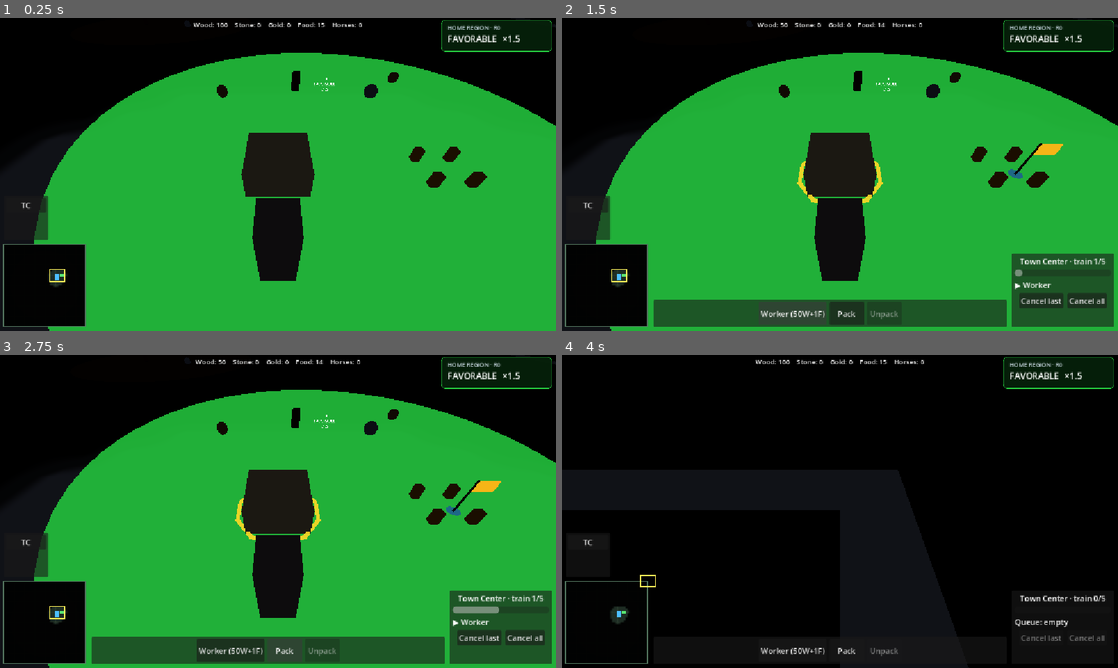
Above: before the commit, frames 1-4 (two rows, left to right).
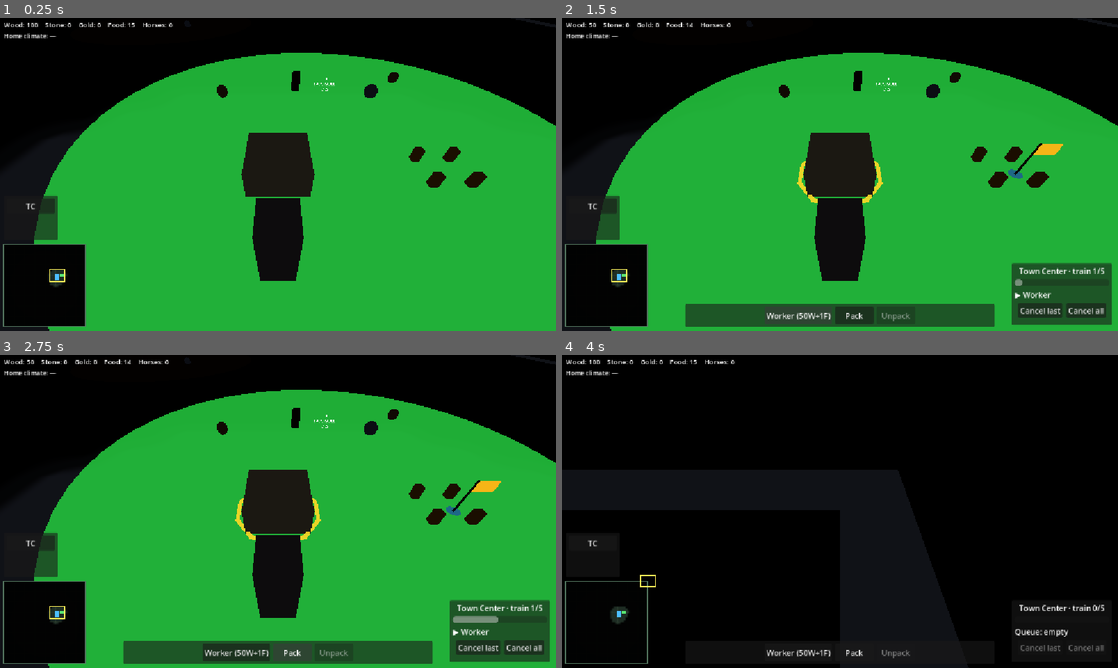
Above: after the commit, the same moments.

Repository: Ferrum-t/RTS-Game
Game: Godot game, scene res://Scenes/World/World.tscn
The game is run twice, just before and just after one commit, with the same random seed, the same clock (stepped at 60 frames per second) and the same inputs.
Inputs (mouse positions are in pixels of both pictures, inside the frame that each line leads up to):
- Up to frame 1 (0.25 s): no input
- Up to frame 2 (1.5 s): click "TC" at 0.5 s; click "Worker (50W+1F)" at 1.25 s
- Up to frame 3 (2.75 s): click "Pack" at 2 s
- Up to frame 4 (4 s): click "Cancel last" at 2.75 s; drag from (606, 621) to (895, 442) at 3.52 s

The runs differ from the first frame. In frame 1, 2.8% of the frame differs, in the area x 0-100%, y 0-71%; in frame 2, 6.8%; in frame 3, 7.0%, in the area x 0-100%, y 0-99%; in frame 4, 3.8%.

Commit message:
M25: CommandBar Horse Archer button + vision radius + docs

Diff:
--- a/Scenes/UI/ui.tscn
+++ b/Scenes/UI/ui.tscn
@@ -9,6 +9,7 @@
 [ext_resource type="Script" path="res://Scripts/UI/TrainCavalryButton.gd" id="7_cav"]
 [ext_resource type="Script" path="res://Scripts/UI/TrainSiegeButton.gd" id="7b_siege"]
 [ext_resource type="Script" path="res://Scripts/UI/TrainMergenButton.gd" id="7c_mergen"]
+[ext_resource type="Script" path="res://Scripts/UI/TrainHorseArcherButton.gd" id="7d_ha"]
 [ext_resource type="Script" path="res://Scripts/UI/PackButton.gd" id="8_pack"]
 [ext_resource type="Script" path="res://Scripts/UI/UnpackButton.gd" id="9_unpack"]
 [ext_resource type="Script" path="res://Scripts/UI/CommandBar.gd" id="10_cmd"]
@@ -29,18 +30,15 @@
 grow_horizontal = 2
 theme_override_font_sizes/font_size = 14
 text = "Wood: 0    Stone: 0    Gold: 0    Food: 0    Horses: 0"
-horizontal_alignment = 1
 script = ExtResource("4_resui")
 
-[node name="ClimateHomeHud" type="PanelContainer" parent="."]
-anchors_preset = 1
-anchor_left = 1.0
-anchor_right = 1.0
-offset_left = -180.0
-offset_top = 4.0
-offset_right = -8.0
-offset_bottom = 56.0
-grow_horizontal = 0
+[node name="ClimateHomeHud" type="Label" parent="."]
+offset_left = 8.0
+offset_top = 28.0
+offset_right = 420.0
+offset_bottom = 52.0
+theme_override_font_sizes/font_size = 13
+text = "Home climate: —"
 script = ExtResource("11_climate")
 
 [node name="TrainingQueuePanel" type="PanelContainer" parent="."]
@@ -50,65 +48,63 @@
 anchor_right = 1.0
 anchor_bottom = 1.0
 offset_left = -220.0
-offset_top = -160.0
-offset_right = -8.0
-offset_bottom = -8.0
+offset_top = -140.0
+offset_right = -12.0
+offset_bottom = -12.0
 grow_horizontal = 0
 grow_vertical = 0
 script = ExtResource("12_queue")
 
 [node name="QuickTrainPanel" type="PanelContainer" parent="."]
-anchors_preset = 2
-anchor_top = 1.0
-anchor_bottom = 1.0
 offset_left = 8.0
 offset_top = -280.0
-offset_right = 100.0
+offset_right = 120.0
 offset_bottom = -188.0
+anchor_top = 1.0
+anchor_bottom = 1.0
 grow_vertical = 0
 script = ExtResource("13_quick")
 
 [node name="Margin" type="MarginContainer" parent="QuickTrainPanel"]
 layout_mode = 2
-theme_override_constants/margin_left = 4
-theme_override_constants/margin_top = 4
-theme_override_constants/margin_right = 4
-theme_override_constants/margin_bottom = 4
+theme_override_constants/margin_left = 6
+theme_override_constants/margin_top = 6
+theme_override_constants/margin_right = 6
+theme_override_constants/margin_bottom = 6
 
 [node name="HBox" type="VBoxContainer" parent="QuickTrainPanel/Margin"]
 layout_mode = 2
 theme_override_constants/separation = 4
 
 [node name="QuickWorker" type="Button" parent="QuickTrainPanel/Margin/HBox"]
-custom_minimum_size = Vector2(84, 28)
+custom_minimum_size = Vector2(100, 28)
 layout_mode = 2
 text = "TC"
 
 [node name="QuickSoldier" type="Button" parent="QuickTrainPanel/Margin/HBox"]
-custom_minimum_size = Vector2(84, 28)
+custom_minimum_size = Vector2(100, 28)
 layout_mode = 2
 text = "Barracks"
 
 [node name="Minimap" type="PanelContainer" parent="."]
-anchors_preset = 2
-anchor_top = 1.0
-anchor_bottom = 1.0
 offset_left = 8.0
 offset_top = -180.0
 offset_right = 178.0
-offset_bottom = -10.0
-grow_vertical = 0
-mouse_filter = 0
+offset_bottom = -8.0
+anchor_top = 1.0
+anchor_bottom = 1.0
+grow_vertical = 0
 script = ExtResource("14_minimap")
 
 [node name="BottomBar" type="PanelContainer" parent="."]
-anchors_preset = 12
-anchor_top = 1.0
-anchor_right = 1.0
-anchor_bottom = 1.0
-offset_left = 190.0
-offset_top = -64.0
-offset_right = -230.0
+anchors_preset = 7
+anchor_left = 0.5
+anchor_top = 1.0
+anchor_right = 0.5
+anchor_bottom = 1.0
+offset_left = -320.0
+offset_top = -56.0
+offset_right = 320.0
 offset_bottom = -8.0
 grow_horizontal = 2
 grow_vertical = 0
@@ -117,24 +113,24 @@
 [node name="Margin" type="MarginContainer" parent="BottomBar"]
 layout_mode = 2
 theme_override_constants/margin_left = 8
-theme_override_constants/margin_top = 4
+theme_override_constants/margin_top = 6
 theme_override_constants/margin_right = 8
-theme_override_constants/margin_bottom = 4
+theme_override_constants/margin_bottom = 6
 
 [node name="HBox" type="HBoxContainer" parent="BottomBar/Margin"]
 layout_mode = 2
+theme_override_constants/separation = 10
 alignment = 1
-theme_override_constants/separation = 6
 
 [node name="WorkerGroup" type="HBoxContainer" parent="BottomBar/Margin/HBox"]
 visible = false
 layout_mode = 2
 theme_override_constants/separation = 6
 
-[node name="BuildPanel" type="PanelContainer" parent="BottomBar/Margin/HBox/WorkerGroup"]
+[node name="BuildPanel" type="HBoxContainer" parent="BottomBar/Margin/HBox/WorkerGroup"]
 layout_mode = 2
 script = ExtResource("1_ahcct")
-build_catalog = ExtResource("2_de23q")
+catalog = ExtResource("2_de23q")
 build_button_scene = ExtResource("3_c7mb3")
 
 [node name="VBoxContainer" type="HBoxContainer" parent="BottomBar/Margin/HBox/WorkerGroup/BuildPanel"]
@@ -163,6 +159,12 @@
 text = "Cavalry (100W+1H)"
 script = ExtResource("7_cav")
 
+[node name="TrainHorseArcherButton" type="Button" parent="BottomBar/Margin/HBox/BarracksGroup"]
+custom_minimum_size = Vector2(150, 28)
+layout_mode = 2
+text = "Horse Archer (80W+2F+1H)"
+script = ExtResource("7d_ha")
+
 [node name="TrainSiegeButton" type="Button" parent="BottomBar/Margin/HBox/BarracksGroup"]
 custom_minimum_size = Vector2(120, 28)
 layout_mode = 2
@@ -181,13 +183,13 @@
 script = ExtResource("5_train")
 
 [node name="PackButton" type="Button" parent="BottomBar/Margin/HBox/TownCenterGroup"]
-custom_minimum_size = Vector2(72, 28)
+custom_minimum_size = Vector2(80, 28)
 layout_mode = 2
 text = "Pack"
 script = ExtResource("8_pack")
 
 [node name="UnpackButton" type="Button" parent="BottomBar/Margin/HBox/TownCenterGroup"]
-custom_minimum_size = Vector2(72, 28)
+custom_minimum_size = Vector2(80, 28)
 layout_mode = 2
 text = "Unpack"
 script = ExtResource("9_unpack")
@@ -198,13 +200,13 @@
 theme_override_constants/separation = 6
 
 [node name="PackButton" type="Button" parent="BottomBar/Margin/HBox/WatchtowerGroup"]
-custom_minimum_size = Vector2(72, 28)
+custom_minimum_size = Vector2(80, 28)
 layout_mode = 2
 text = "Pack"
 script = ExtResource("8_pack")
 
 [node name="UnpackButton" type="Button" parent="BottomBar/Margin/HBox/WatchtowerGroup"]
-custom_minimum_size = Vector2(72, 28)
+custom_minimum_size = Vector2(80, 28)
 layout_mode = 2
 text = "Unpack"
 script = ExtResource("9_unpack")
Not shown, changed: Docs/CHANGELOG.md
Not shown, changed: Docs/CURRENT_STATE.md
